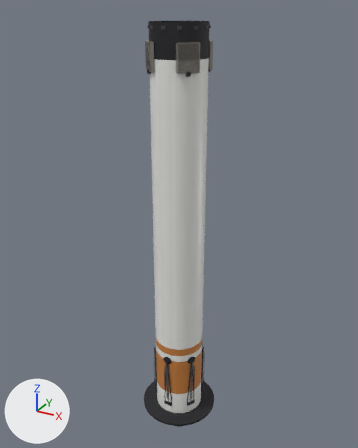
The glTF model assets/rockets/new-glendale/s1.hi.glb: old version first, new version second.
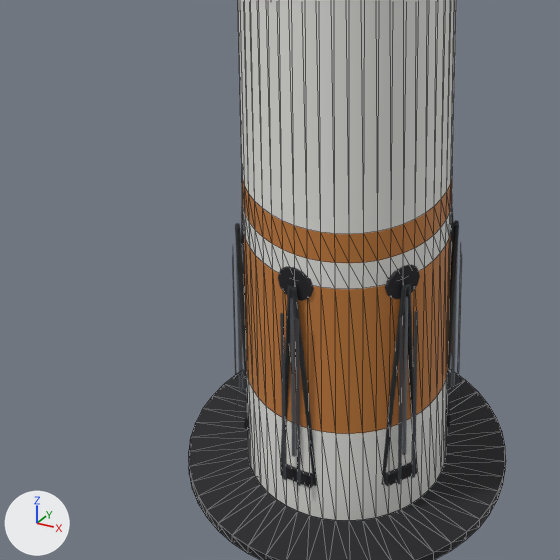
Each version appears first whole from a 50 mm camera at (29.7, -54.0, 60.4) aimed at (-0.7, 1.3, 32.8), and next in a close-up on the part from 29% to 63% of the width and 66% to 94% of the height. Lighting does not change. The marker at lower left points along +X, +Y and +Z. The first two pictures are the older version. The close-ups show mesh edges as thin lines. Where no turn or scale is listed for an object, it has been applied to the vertices.

Objects in the first close-up: 'leg_0.dark', 'leg_0.metal', 'leg_1.dark', 'leg_1.metal', 'leg_2.dark', 'leg_5.dark', 'leg_5.metal', 's1.dark', 's1.hull' and 1 more.
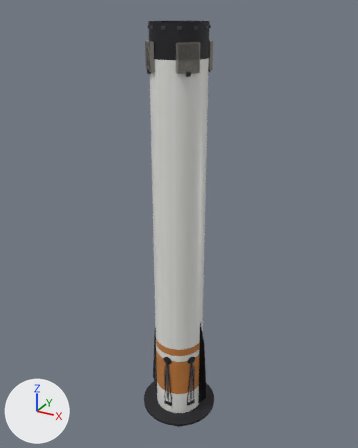
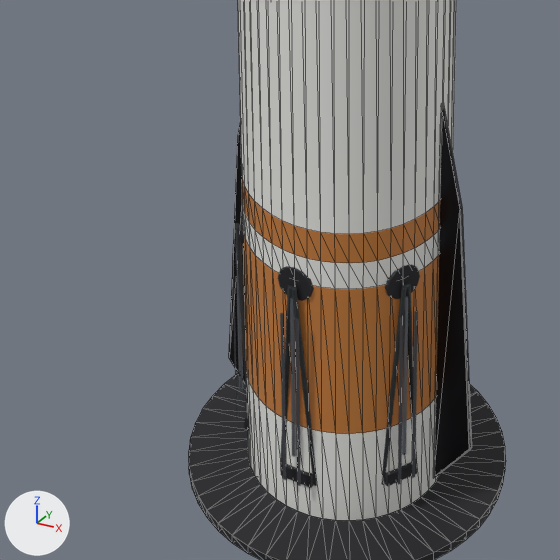
Where the change shows, as pixel boxes [x1, y1, x2, y2] in the close-ups (560 x 560 px):
'strake_0.metal', added: after [434, 109, 472, 478]
'strake_1.metal', added: after [229, 122, 245, 383]

Patch to the scene script:
```diff
--- a/assets/rockets/new-glendale/s1.hi.glb.py
+++ b/assets/rockets/new-glendale/s1.hi.glb.py
@@ me_strake_0_metal @@
+me_strake_0_metal.from_pydata(...)  # 20 vertices, 36 faces; spans x -0.09..0.09, y -0.01..0.01, z -1.0..1.0
+me_strake_0_metal.materials.append(mat_or_metal)
@@ ob_strake_1_metal @@
+ob_strake_1_metal = bpy.data.objects.new('strake_1.metal', me_strake_0_metal)
+ob_strake_1_metal.parent = ob_strake_1
+ob_strake_1_metal.location = (4.125, 0.0, 11.25)
+ob_strake_1_metal.scale = (7.74, 7.74, 7.74)
@@ ob_strake_1 @@
+ob_strake_1 = bpy.data.objects.new('strake_1', None)
+ob_strake_1.parent = ob_s1
+ob_strake_1.location = (0.0, 0.0, 0.0)
+ob_strake_1.rotation_euler = (0.0, 0.0, 3.142)  # degrees (0, 0, 180)
@@ ob_strake_0_metal @@
+ob_strake_0_metal = bpy.data.objects.new('strake_0.metal', me_strake_0_metal)
+ob_strake_0_metal.parent = ob_strake_0
+ob_strake_0_metal.location = (4.125, 0.0, 11.25)
+ob_strake_0_metal.scale = (7.74, 7.74, 7.74)
@@ ob_strake_0 @@
+ob_strake_0 = bpy.data.objects.new('strake_0', None)
+ob_strake_0.parent = ob_s1
+ob_strake_0.location = (0.0, 0.0, 0.0)
```
